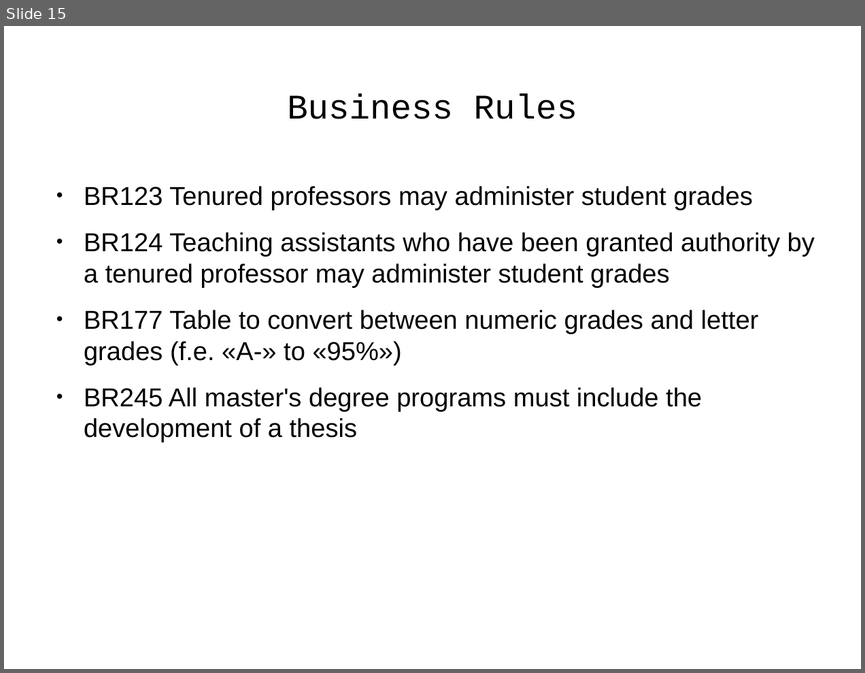
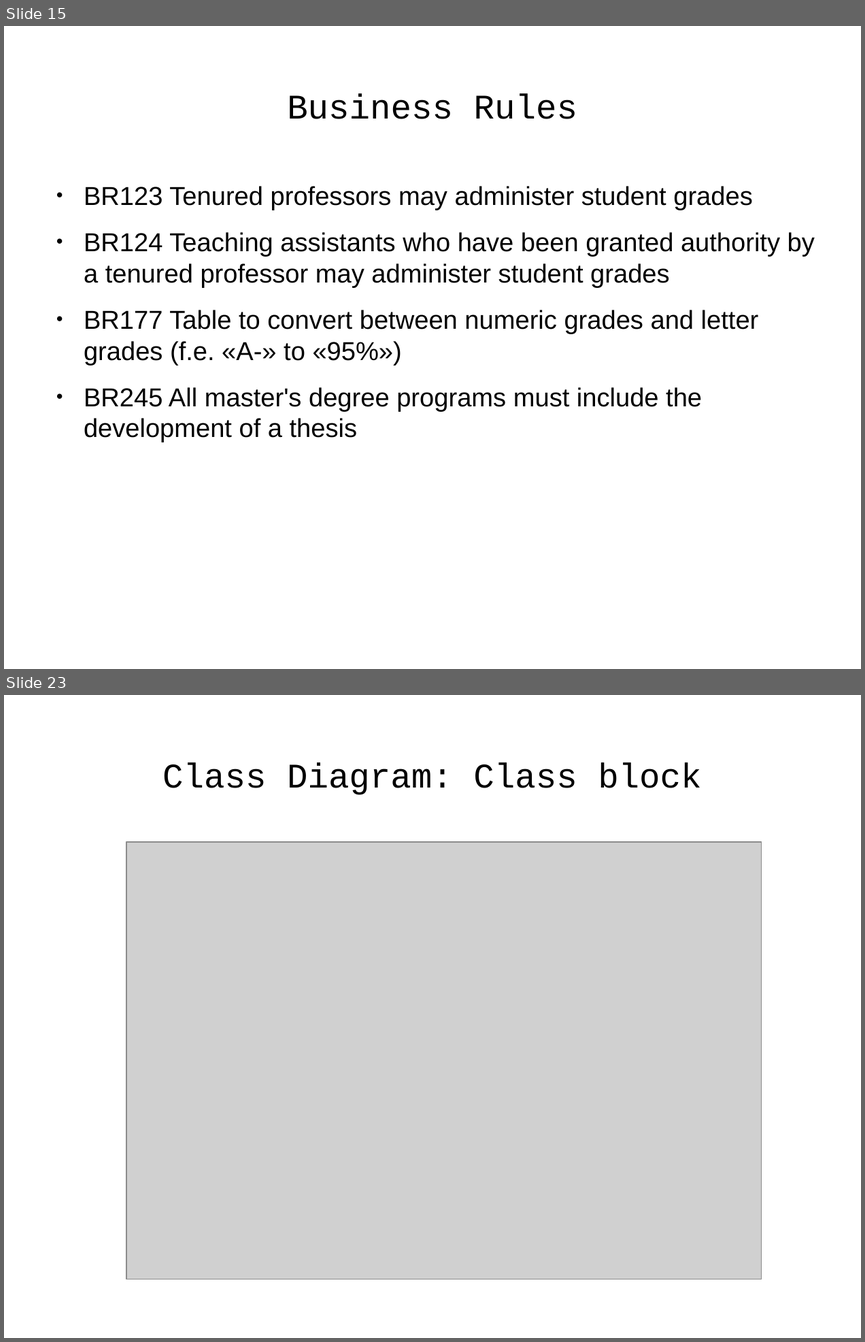
Before and after one commit to j-avdeev/EnterpriseSystemsDevelopment, a slide deck: Lec5 - UML/Enterprise System Development - lec day5 - UML.odp. Shown one above the other, each under a label of ours: slide 15 before the commit, slides 15 and 23 after it; the slides between them are not shown. The pictures are 865x673 and 865x1342 pixels, drawn with LibreOffice and Linux fonts; fonts in the diff are those of the drawing; grey boxes stand for pictures. Boxes give left, top, right and bottom in pixels: in the first picture for what was removed or moved away, otherwise in the second. Text is boxed around its words. In the diff, an @@ line names an element or a change of style, - is before the commit and + after.

```diff
--- a/Lec5 - UML/Enterprise System Development - lec day5 - UML.odp
+++ b/Lec5 - UML/Enterprise System Development - lec day5 - UML.odp
@@ slide 23 added at (4,695,861,1338), background #FFFFFF @@
@@ title added at (162,763,701,795), 32 pt, text #000000 @@
+Class Diagram: Class block
@@ picture added at (126,842,761,1279) @@
```
Also in this commit, not shown: 14 other slides added, 16 other files.
